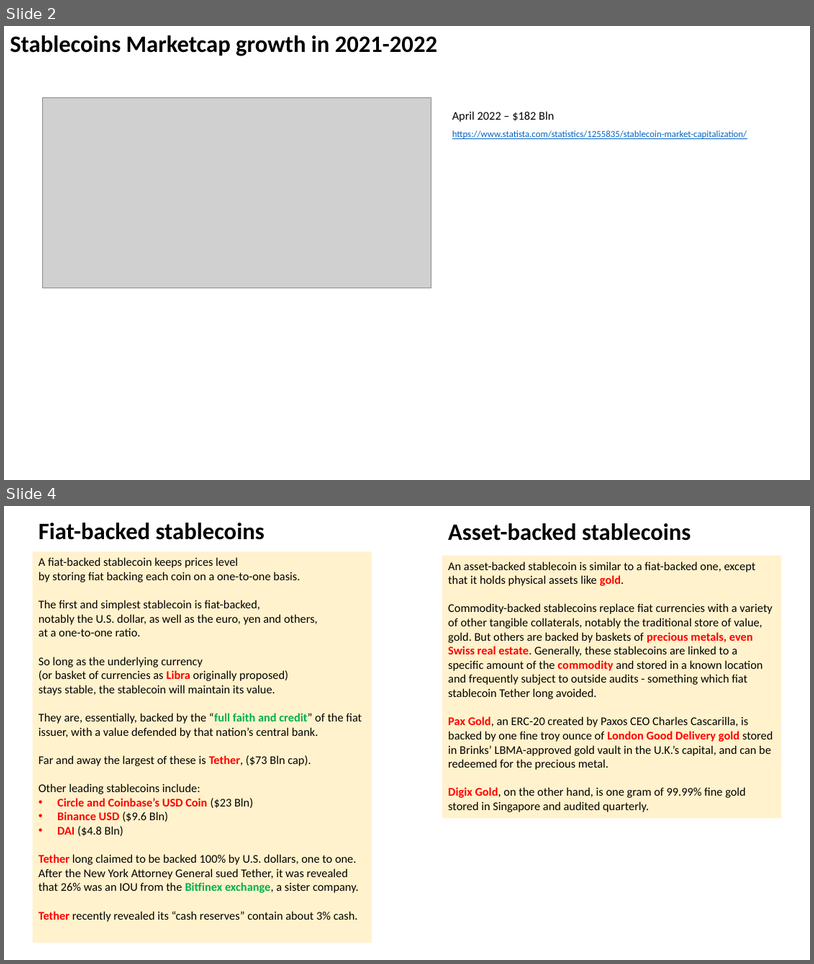
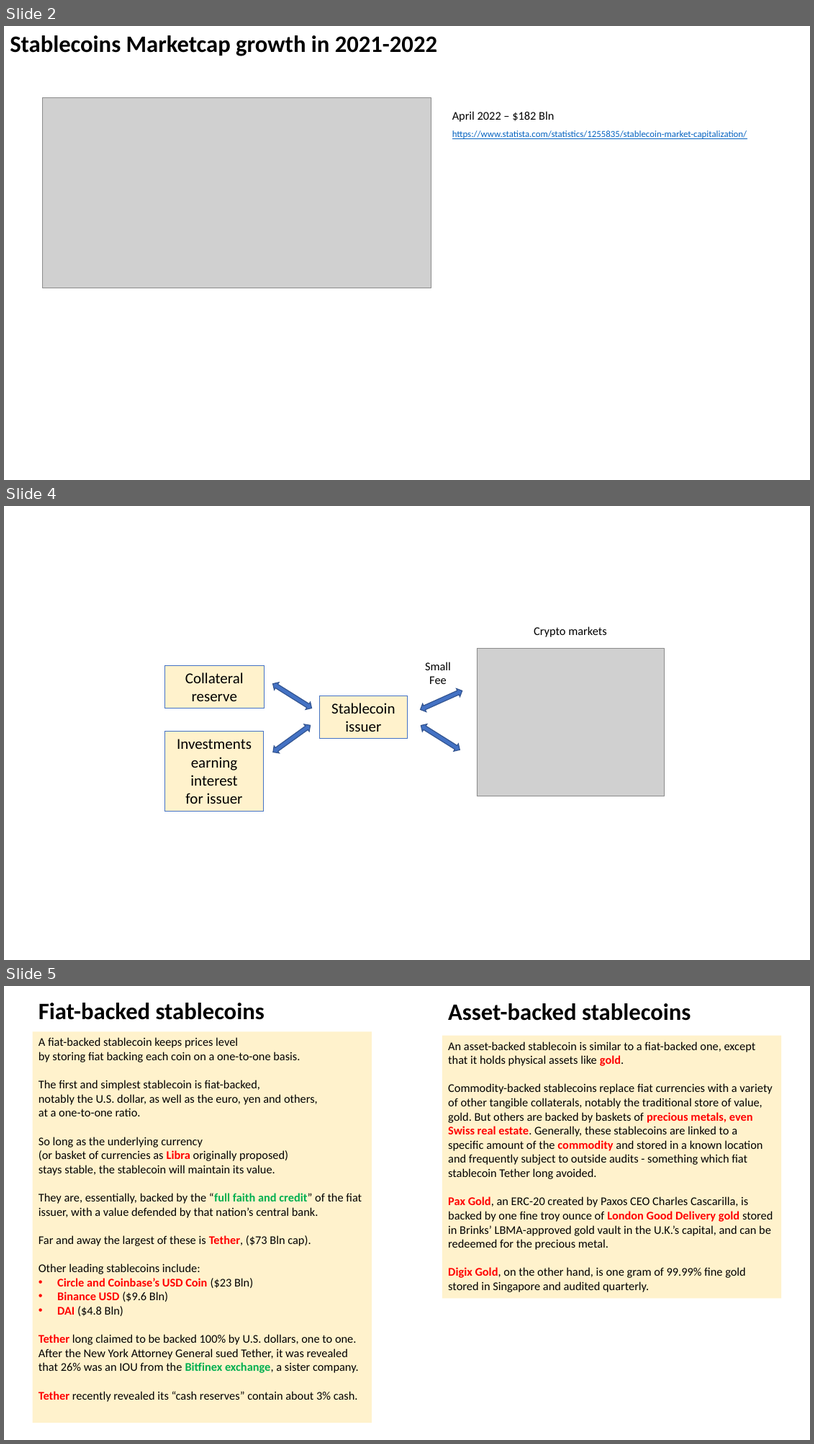
Before and after one commit to lselector/crypto, a slide deck: crypto_04_stable_coins.pptx. Shown one above the other, each under a label of ours: slides 2 and 4 before the commit, slides 2, 4 and 5 after it; the slides between them are not shown. The pictures are 814x964 and 814x1444 pixels, drawn with LibreOffice and Linux fonts; fonts in the diff are those of the drawing; grey boxes stand for pictures. Boxes give left, top, right and bottom in pixels: in the first picture for what was removed or moved away, otherwise in the second. Text is boxed around its words. In the diff, an @@ line names an element or a change of style, - is before the commit and + after.

```diff
--- a/crypto_04_stable_coins.pptx
+++ b/crypto_04_stable_coins.pptx
@@ slide 4 added at [4, 506, 810, 960], background #FFFFFF @@
@@ text added at [534, 626, 607, 637], 14 pt, text #000000 @@
+Crypto markets
@@ picture added at [477, 648, 665, 795] @@
@@ rectangle added at [165, 665, 264, 708], fill #FFF2CC, outline #4472C4 0.75 pt, 18 pt, text #000000 @@
+Collateral
+reserve
@@ text added at [425, 662, 451, 684], 14 pt, text #000000 @@
+Small Fee
@@ left right arrow added at [270, 680, 314, 712], fill #4472C4, outline #325491 1 pt @@
@@ rectangle added at [320, 696, 407, 739], fill #FFF2CC, outline #4472C4 0.75 pt, 18 pt, text #000000 @@
+Stablecoin issuer
@@ left right arrow added at [419, 686, 464, 713], fill #4472C4, outline #325491 1 pt @@
@@ left right arrow added at [270, 721, 314, 756], fill #4472C4, outline #325491 1 pt @@
@@ left right arrow added at [419, 721, 463, 754], fill #4472C4, outline #325491 1 pt @@
@@ rectangle added at [165, 731, 264, 811], fill #FFF2CC, outline #4472C4 0.75 pt, 18 pt, text #000000 @@
+Investments
+earning interest
+for issuer
@@ what was slide 4 is now slide 5 @@
```
Also in this commit, not shown: 4 slides changed.
